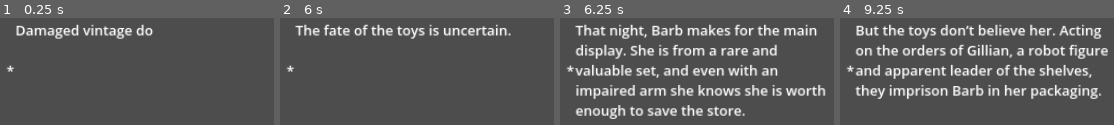
Above: before the commit, frames 1-4 (left to right).
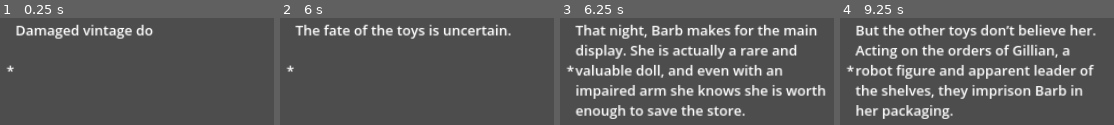
Above: after the commit, the same moments.

Repository: MaddMavv/Project-Doll-House
Game: Godot game, scene res://opening_text.tscn
Two runs of this game, one before a commit and one after it. Both use one fixed random seed, a clock stepped at 60 frames per second and the inputs below. This scene is started directly instead of the project's main scene.
Inputs:
- Up to frame 1 (0.25 s): no input
- Up to frame 2 (6 s): tap Enter (ui_accept) every 0.75 s from 0.5 to 4.25 s; hold D (move right) 0.53-2.03 s; tap K (attack) at 0.6, 2.85, 5.1 s; tap Space (jump) at 0.77, 1.52, 3.02, 3.77, 4.52 s; tap J (melee) at 1.35, 3.6, 5.85 s; hold A (move left) 2.03-2.78 s; tap L (shout) at 2.1, 4.35 s; hold D (move right) 2.78-4.28 s; hold A (move left) 4.28-5.03 s; hold D (move right) 5.03-5.78 s; hold A (move left) from 5.78 s (still down)
- Up to frame 3 (6.25 s): keep holding A (move left); tap Space (jump) at 6.02 s
- Up to frame 4 (9.25 s): tap L (shout) at 6.6, 8.85 s; tap Space (jump) at 6.77, 7.52, 9.02 s; release A (move left) at 7.28 s; hold D (move right) from 7.28 s (still down); tap K (attack) at 7.35 s; tap J (melee) at 8.1 s

Frames 1-2 are identical in both runs. In frame 3, 5.7% of the frame differs, in the area x 27-87%, y 24-57%; in frame 4, 23%, in the area x 5-98%, y 5-95%.

Commit message:
minor changes to opening text

Diff:
--- a/opening_text.gd
+++ b/opening_text.gd
@@ -22,8 +22,8 @@
 	queue_text("Damaged vintage doll Barbara Scarlett is the newest addition to an indie shop that fixes and sells used toys.")
 	queue_text("While undergoing repairs, Barb overhears the manager lamenting the store’s debt and imminent closure.")
 	queue_text("The fate of the toys is uncertain.")
-	queue_text("That night, Barb makes for the main display. She is from a rare and valuable set, and even with an impaired arm she knows she is worth enough to save the store.")
-	queue_text("But the toys don’t believe her. Acting on the orders of Gillian, a robot figure and apparent leader of the shelves, they imprison Barb in her packaging.")
+	queue_text("That night, Barb makes for the main display. She is actually a rare and valuable doll, and even with an impaired arm she knows she is worth enough to save the store.")
+	queue_text("But the other toys don’t believe her. Acting on the orders of Gillian, a robot figure and apparent leader of the shelves, they imprison Barb in her packaging.")
 	queue_text("The determined and pissed off doll severs her arm to escape confinement. She's spotted by a sentinel who alerts the store.")
 	queue_text("She quickly knocks him out and takes his megaphone.")
 	queue_text("Time to go loud.")
